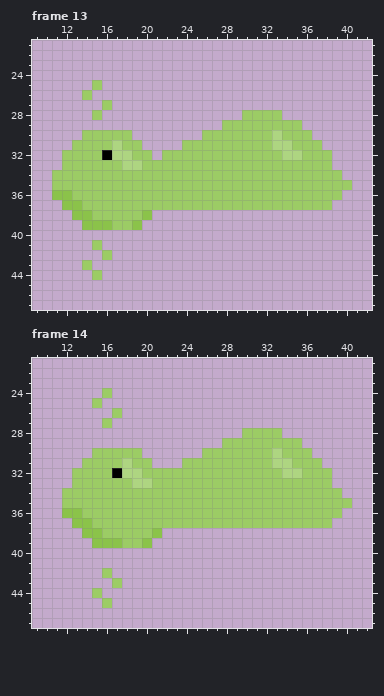
One commit to this pixel-art file: Assets/Sprites/Enemy/Slime/Bite/Slime_Bite_Left.aseprite. Above is the file before it was changed.
64x64 pixels, 15 frames. Shown: frame 13: x 9..42, y 21..47; frame 14: x 9..42, y 21..47. The commit also changed other frames, which this record leaves out.
New version:
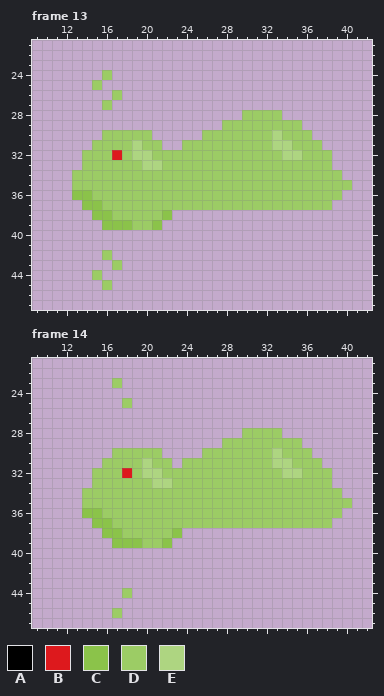
Palette (. is transparent): A #000000  B #dd191d  C #8bc34a  D #9ccc65  E #aed581
What changed:
layer "Body" added
layer "Face" added
layer "FX" added
layer "Layer 1" removed
layer "Layer 2" removed
layer "Layer 3" removed
--- frame 13
@@ x 9..24 @@
 23 ................
-24 ................
+24 .......D........
 25 ......D.........
-26 .....D..........
+26 ........D.......
 27 .......D........
-28 ......D.........
+28 ................
 29 ................
-30 .....DDDDD......
-31 ....DDDDEDD....D
-32 ...DDDDAEEDD.DDD
-33 ...DDDDDDEEDDDDD
-34 ..DDDDDDDDDDDDDD
-35 ..DDDDDDDDDDDDDD
-36 ..CCDDDDDDDDDDDD
-37 ...CCDDDDDDDDDDD
-38 ....CCDDDDDC....
-39 .....CCCDDC.....
+30 .......DDDDD....
+31 ......DDDDEDD..D
+32 .....DDDBDEEDDDD
+33 .....DDDDDDEEDDD
+34 ....DDDDDDDDDDDD
+35 ....DDDDDDDDDDDD
+36 ....CCDDDDDDDDDD
+37 .....CCDDDDDDDDD
+38 ......CCDDDDDC..
+39 .......CCCDDC...
 40 ................
-41 ......D.........
+41 ................
 42 .......D........
-43 .....D..........
+43 ........D.......
 44 ......D.........
-45 ................
+45 .......D........
 46 ................
--- frame 14
@@ x 10..25 @@
 22 ................
-23 ................
-24 ......D.........
-25 .....D..........
-26 .......D........
-27 ......D.........
+23 .......D........
+24 ................
+25 ........D.......
+26 ................
+27 ................
 28 ................
 29 ................
-30 .....DDDDD......
-31 ....DDDDEDD...DD
-32 ...DDDDAEEDDDDDD
-33 ...DDDDDDEEDDDDD
-34 ..DDDDDDDDDDDDDD
-35 ..DDDDDDDDDDDDDD
-36 ..CCDDDDDDDDDDDD
-37 ...CCDDDDDDDDDDD
-38 ....CCDDDDDC....
-39 .....CCCDDC.....
+30 .......DDDDD....
+31 ......DDDDEDD.DD
+32 .....DDDBDEEDDDD
+33 .....DDDDDDEEDDD
+34 ....DDDDDDDDDDDD
+35 ....DDDDDDDDDDDD
+36 ....CCDDDDDDDDDD
+37 .....CCDDDDDDDDD
+38 ......CCDDDDDC..
+39 .......CCCDDC...
 40 ................
 41 ................
-42 ......D.........
-43 .......D........
-44 .....D..........
-45 ......D.........
-46 ................
+42 ................
+43 ................
+44 ........D.......
+45 ................
+46 .......D........
 47 ................
Where, in picture pixels (left, top, right, bottom), the same in both pictures:
changed: (52, 70, 172, 290)
changed: (62, 378, 182, 618)
